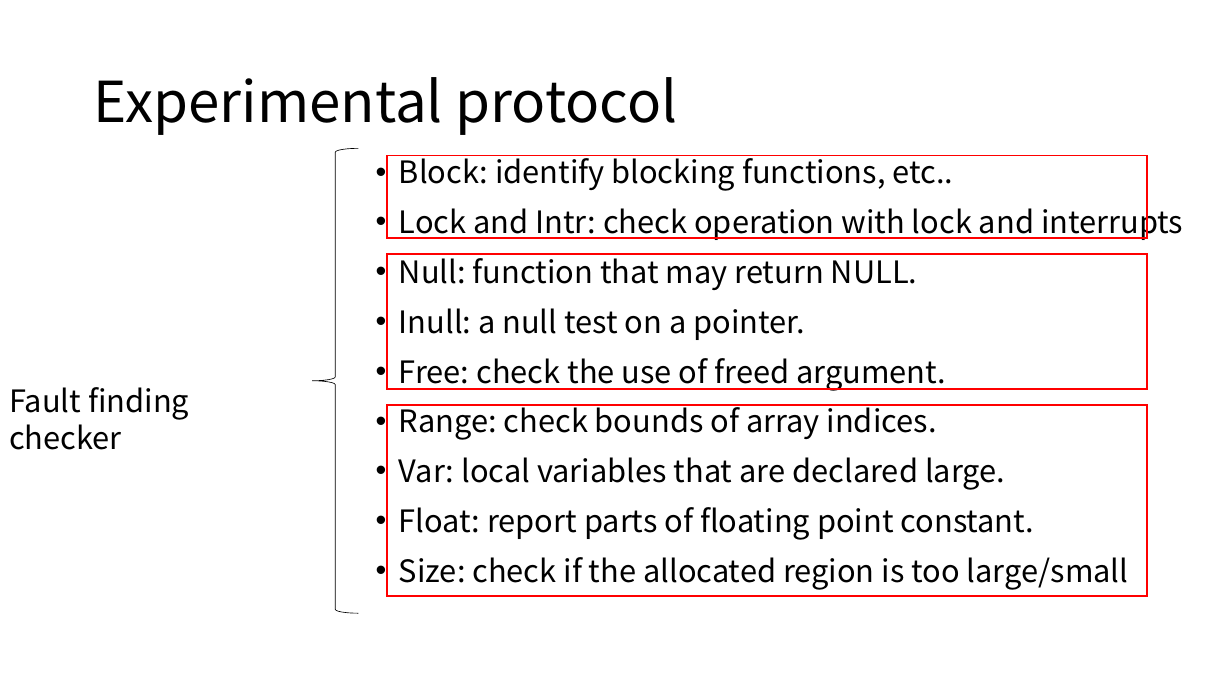
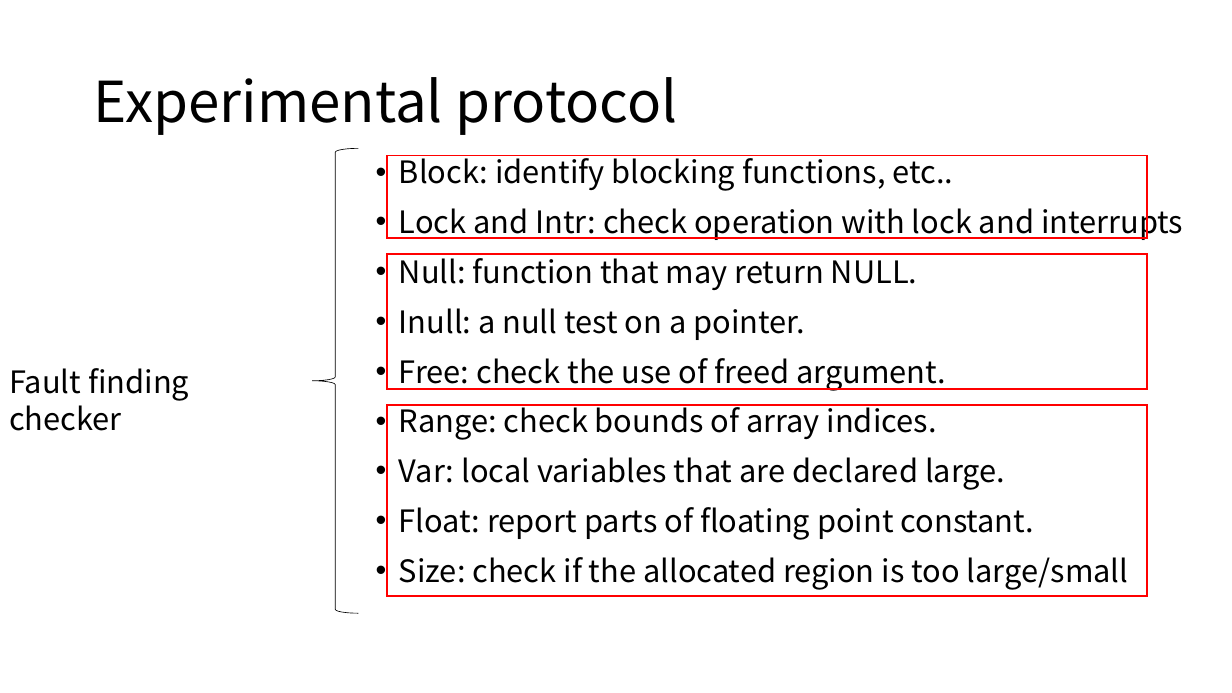
Before and after one commit to yuhao0102/aos_readlist, a slide deck: slide 5 of AOS_reading2.pptx. Drawn at 1232x693 pixels with LibreOffice and Linux fonts; fonts in the diff are those of the drawing. Boxes give left, top, right and bottom in pixels: in the first picture for what was removed or moved away, otherwise in the second. Text is boxed around its words. In the diff, an @@ line names an element or a change of style, - is before the commit and + after.

```diff
--- a/AOS_reading2.pptx
+++ b/AOS_reading2.pptx
@@ text "Fault finding checker": place and size @@
-text "Fault finding checker" at (9, 387, 189, 450)
+text "Fault finding checker" at (9, 368, 189, 431)
```
Also in this commit, not shown: 11 other slides changed, 1 slide removed, 6 other files.
